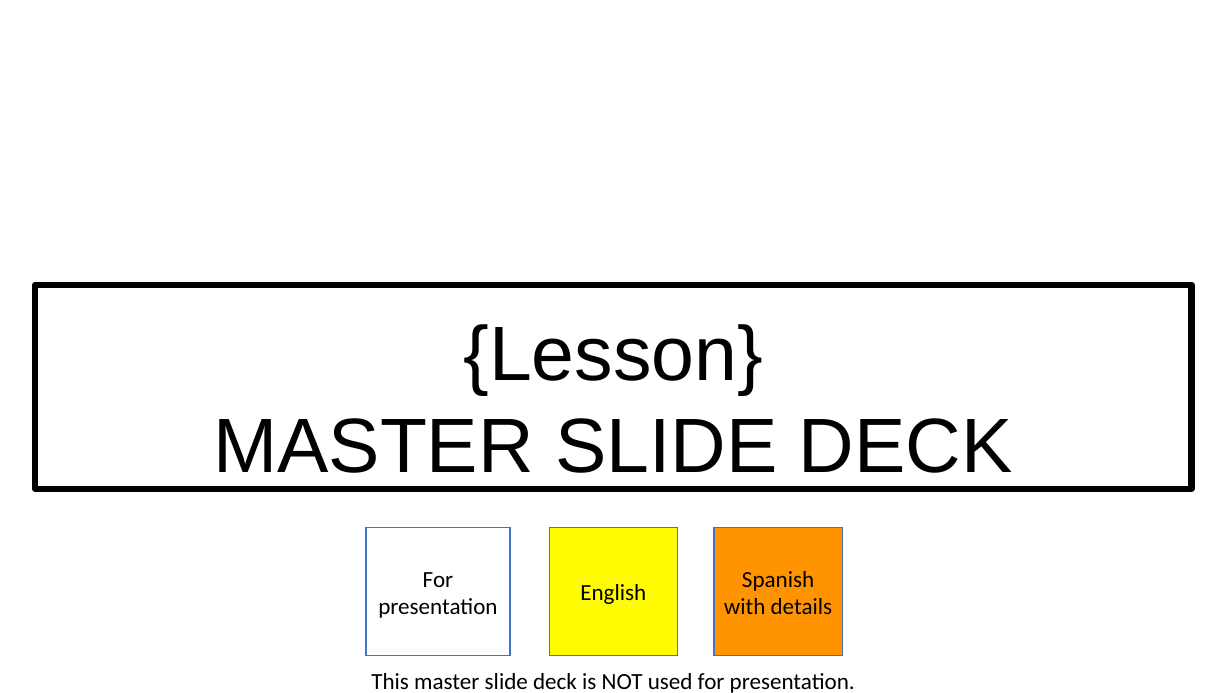
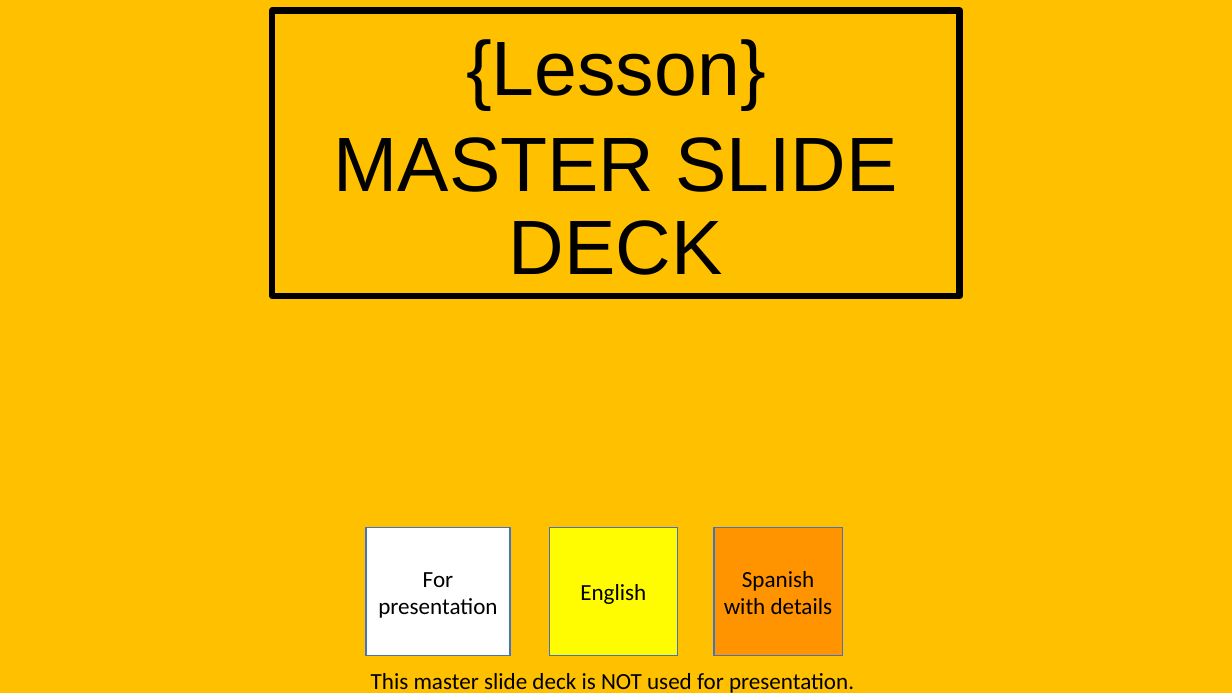
Before and after one commit to irregularchat/template-instructional-design, a slide deck: slide 1 of Development-Training_Name/4-Implement/Lesson_Plans-POI_NAME/Lesson_Plan01-NAME/Audio_Visual-Template/Lesson_Slide-LESSON_NAME.odp. Drawn at 1232x693 pixels with LibreOffice and Linux fonts; fonts in the diff are those of the drawing. Boxes give left, top, right and bottom in pixels: in the first picture for what was removed or moved away, otherwise in the second. Text is boxed around its words. In the diff, an @@ line names an element or a change of style, - is before the commit and + after.

Commit message:
made the first slide orange when marking the master slide title

```diff
--- a/Development-Training_Name/4-Implement/Lesson_Plans-POI_NAME/Lesson_Plan01-NAME/Audio_Visual-Template/Lesson_Slide-LESSON_NAME.odp
+++ b/Development-Training_Name/4-Implement/Lesson_Plans-POI_NAME/Lesson_Plan01-NAME/Audio_Visual-Template/Lesson_Slide-LESSON_NAME.odp
@@ background #FFFFFF to #FFC000 @@
@@ text "{Lesson}": place and size @@
-text "{Lesson}" at (35, 285, 1191, 489)
+text "{Lesson}" at (273, 10, 960, 296)
@@ text "{Lesson}" at (273, 10, 960, 296): line spacing 1 to 0.9; more space between paragraphs @@
@@ rectangle removed at (366, 528, 510, 656) @@
-For presentation
@@ freeform shape added at (366, 528, 510, 656), fill #FFFFFF, outline #4472C4 0.99 pt, 18 pt, text #000000 @@
+For presentation
@@ rectangle removed at (549, 528, 677, 656) @@
-English
@@ freeform shape added at (549, 528, 677, 656), fill #FFFB00, outline #4472C4 0.99 pt, 18 pt, text #000000 @@
+English
@@ rectangle removed at (714, 528, 843, 656) @@
-Spanish with details
@@ freeform shape added at (714, 528, 843, 656), fill #FF9300, outline #4472C4 0.99 pt, 18 pt, text #000000 @@
+Spanish with details
```
Also in this commit, not shown: 5 other slides changed, 2 other files.
